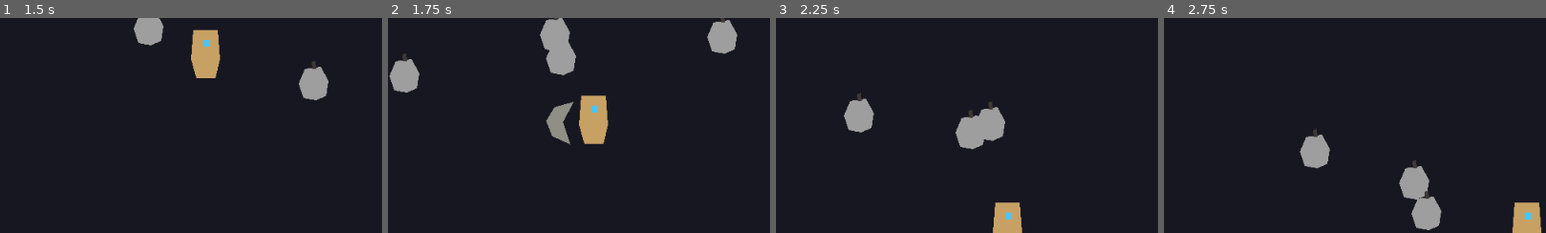
Above: before the commit, frames 1-4 (left to right).
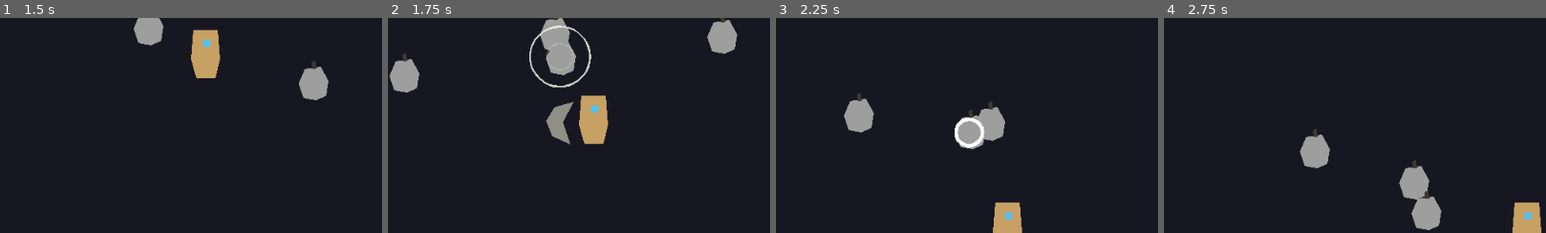
Above: after the commit, the same moments.

Repository: danielespinolagonzalez-ux/Mistveil
Game: Godot game, scene res://scenes/main/main.tscn
Two runs of this game, one before a commit and one after it. Both use one fixed random seed, a clock stepped at 60 frames per second and the inputs below.
Inputs (mouse positions are % of the whole screen's width and height, from its top left):
- Up to frame 1 (1.5 s): move the mouse to (72, 45) at 0.52 s; hold D (move_right) 0.53-1.28 s; right-click (72, 45) at 0.6 s; move the mouse to (30, 55) at 1.27 s; hold S (move_down) from 1.28 s (still down); tap E (dragoon) at 1.35 s
- Up to frame 2 (1.75 s): keep holding S (move_down); right-click (30, 55) at 1.55 s
- Up to frame 3 (2.25 s): move the mouse to (60, 28) at 2.02 s; release S (move_down) at 2.03 s; hold D (move_right) from 2.03 s (still down); right-click (60, 28) at 2.1 s
- Up to frame 4 (2.75 s): keep holding D (move_right)
The pictures show only the part of the screen within x 50-100%, y 46-96%; the shares and areas given below are measured in that part.

Frame 1 is identical in both runs. In frame 2, 0.5% of the frame differs, in the area x 37-54%, y 3-33%; in frame 3, 0.4%; in frame 4, nothing differs.

Commit message:
feat: anillo de sincronia de la Cadencia (tarea 2.2)
- SyncRing: anillo exterior que se contrae, ventanas perfecta/buena/fallo,
  coyote input, cierre automatico, dibujado por codigo sobre las balas
- Avanza con el reloj de fisica (se congela con el arbol en pausa)
- Player: melee cerca de un enemigo arranca el anillo sobre el objetivo
- Claves nuevas en balance: ring_contract_ms, target_range_px
- tests/test_cadencia.tscn con 12 comprobaciones

Co-Authored-By: Claude Fable 5 <noreply@anthropic.com>
Claude-Session: https://claude.ai/code/session_01SbmgetzbNcFosjFKdYJBz4

Diff:
--- a/data/balance.json
+++ b/data/balance.json
@@ -23,6 +23,8 @@
   },
   "cadencia": {
     "combo_hits_base": 3,
+    "ring_contract_ms": 650,
+    "target_range_px": 56.0,
     "window_perfect_ms": 120,
     "window_good_ms": 230,
     "window_decay_per_hit": 0.9,
--- a/scripts/autoload/data_db.gd
+++ b/scripts/autoload/data_db.gd
@@ -21,7 +21,8 @@
 		"melee_windup_s", "melee_active_s", "melee_recovery_s",
 	],
 	"cadencia": [
-		"combo_hits_base", "window_perfect_ms", "window_good_ms", "window_decay_per_hit",
+		"combo_hits_base", "ring_contract_ms", "target_range_px",
+		"window_perfect_ms", "window_good_ms", "window_decay_per_hit",
 		"coyote_input_ms", "mult_perfect", "mult_good", "mult_fail",
 		"finisher_mult", "finisher_knockback", "sp_perfect", "sp_good",
 		"sp_counter_bonus", "counter_window_ms", "counter_damage",
--- a/scripts/entities/player.gd
+++ b/scripts/entities/player.gd
@@ -28,12 +28,17 @@
 var _melee_windup_s: float = 0.0
 var _melee_active_s: float = 0.0
 var _melee_recovery_s: float = 0.0
+var _ring_contract_ms: float = 0.0
+var _window_perfect_ms: float = 0.0
+var _window_good_ms: float = 0.0
+var _target_range_px: float = 0.0
 
 var _shoot_cooldown_s: float = 0.0
 var _iframes_left_s: float = 0.0
 var _dead: bool = false
 var _melee_phase: MeleePhase = MeleePhase.NONE
 var _melee_timer_s: float = 0.0
+var _sync_ring: SyncRing = null
 
 @onready var _health: HealthComponent = $HealthComponent
 @onready var _hurtbox: HurtboxComponent = $HurtboxComponent
@@ -52,6 +57,9 @@
 	_health.health_changed.connect(_on_health_changed)
 	# Estado inicial para el HUD (la asignación directa de hp no emite señal).
 	EventBus.player_health_changed.emit(_health.current_hp, _health.max_hp)
+	# Anillo de sincronía de la Cadencia (se posiciona solo sobre el objetivo).
+	_sync_ring = SyncRing.new()
+	add_child(_sync_ring)
 
 
 func _physics_process(delta: float) -> void:
@@ -120,6 +128,26 @@
 		aim = Vector2.RIGHT
 	_melee_hitbox.position = aim * _melee_range_px * MELEE_OFFSET_FACTOR
 	_melee_hitbox.rotation = aim.angle()
+	# Con objetivo cerca aparece el anillo de sincronía sobre él (tarea 2.2;
+	# el encadenado de golpes según la calidad llega en la 2.3).
+	var target: Node2D = _find_melee_target()
+	if target != null:
+		_sync_ring.start(target, _ring_contract_ms, _window_perfect_ms, _window_good_ms)
+
+
+## Enemigo más cercano dentro del radio de fijado de la Cadencia (o null).
+func _find_melee_target() -> Node2D:
+	var best: Node2D = null
+	var best_distance: float = _target_range_px
+	for enemy: Node in get_tree().get_nodes_in_group("enemies"):
+		var enemy_2d := enemy as Node2D
+		if enemy_2d == null:
+			continue
+		var distance: float = (enemy_2d.global_position - global_position).length()
+		if distance <= best_distance:
+			best = enemy_2d
+			best_distance = distance
+	return best
 
 
 func _set_melee_hitbox_enabled(enabled: bool) -> void:
@@ -187,5 +215,9 @@
 	_melee_recovery_s = float(DataDB.get_balance("player.melee_recovery_s"))
 	_melee_hitbox.damage = _melee_damage
 	_melee_hitbox.knockback_px_s = float(DataDB.get_balance("feedback.melee_knockback_px_s"))
+	_ring_contract_ms = float(DataDB.get_balance("cadencia.ring_contract_ms"))
+	_window_perfect_ms = float(DataDB.get_balance("cadencia.window_perfect_ms"))
+	_window_good_ms = float(DataDB.get_balance("cadencia.window_good_ms"))
+	_target_range_px = float(DataDB.get_balance("cadencia.target_range_px"))
 	_hurt_iframes_s = float(DataDB.get_balance("player.hurt_iframes_s"))
 	_hurt_blink_hz = maxf(1.0, float(DataDB.get_balance("player.hurt_blink_hz")))
--- /dev/null
+++ b/scripts/ui/sync_ring.gd
@@ -0,0 +1,117 @@
+class_name SyncRing
+extends Node2D
+## Anillo de sincronía de la Cadencia (combate.md §Capa 2): un anillo exterior se
+## contrae hacia el anillo interior fijo sobre el objetivo. judge_now() devuelve la
+## calidad si se pulsara ahora. Es "tonto": las ventanas y tiempos se los pasa quien
+## lo usa (desde balance.json); él solo mide y dibuja.
+##
+## - Avanza con el reloj de FÍSICA: con el árbol en pausa/hit-stop se congela solo.
+## - z_index alto absoluto: se dibuja SIEMPRE por encima de balas (regla de legibilidad).
+
+## La ventana pasó sin resolverse (o el objetivo dejó de existir).
+signal window_closed
+
+enum Quality { PERFECT, GOOD, FAIL }
+
+# Geometría/colores placeholder del anillo (visual, no balance).
+const RADIUS_INNER_PX := 11.0
+const RADIUS_OUTER_PX := 30.0
+const LINE_WIDTH_PX := 1.5
+const ARC_POINTS := 40
+const COLOR_BASE := Color(0.95, 0.95, 0.9, 0.85)
+const COLOR_INNER := Color(0.8, 0.8, 0.75, 0.45)
+const COLOR_GOOD := Color(1.0, 0.98, 0.75, 0.95)
+const COLOR_PERFECT := Color(1.0, 1.0, 1.0, 1.0)
+
+var active: bool = false
+
+var _target: Node2D = null
+var _contract_ms: float = 0.0
+var _perfect_ms: float = 0.0
+var _good_ms: float = 0.0
+var _elapsed_ms: float = 0.0
+
+
+func _ready() -> void:
+	z_as_relative = false
+	z_index = 200
+	visible = false
+	set_physics_process(false)
+
+
+## Arranca la contracción sobre `target` con los tiempos dados (en ms).
+func start(target: Node2D, contract_ms: float, perfect_ms: float, good_ms: float) -> void:
+	_target = target
+	_contract_ms = contract_ms
+	_perfect_ms = perfect_ms
+	_good_ms = good_ms
+	_elapsed_ms = 0.0
+	active = true
+	visible = true
+	set_physics_process(true)
+	_follow_target()
+	queue_redraw()
+
+
+## Detiene y oculta el anillo sin emitir señal (cancelaciones, resoluciones).
+func stop() -> void:
+	active = false
+	visible = false
+	set_physics_process(false)
+
+
+## Calidad del golpe si el jugador pulsara AHORA. El coyote perdona el adelanto
+## (inputs hasta coyote_ms antes de abrirse la ventana cuentan como dentro).
+func judge_now(coyote_ms: float = 0.0) -> Quality:
+	var dt: float = _elapsed_ms - _contract_ms
+	if dt < 0.0:
+		dt = minf(dt + coyote_ms, 0.0)
+	var width: float = absf(dt) * 2.0
+	if width <= _perfect_ms:
+		return Quality.PERFECT
+	if width <= _good_ms:
+		return Quality.GOOD
+	return Quality.FAIL
+
+
+func elapsed_ms() -> float:
+	return _elapsed_ms
+
+
+func _physics_process(delta: float) -> void:
+	_elapsed_ms += delta * 1000.0
+	if not is_instance_valid(_target):
+		stop()
+		window_closed.emit()
+		return
+	_follow_target()
+	# Cierre: pasada la mitad tardía de la ventana buena ya no hay golpe posible.
+	if _elapsed_ms > _contract_ms + _good_ms * 0.5:
+		stop()
+		window_closed.emit()
+		return
+	queue_redraw()
+
+
+func _follow_target() -> void:
+	if is_instance_valid(_target):
+		global_position = _target.global_position
+
+
+func _draw() -> void:
+	if not active:
+		return
+	# El color comunica la ventana abierta (sin coyote: el destello es honesto).
+	var quality: Quality = judge_now()
+	var color: Color = COLOR_BASE
+	var width: float = LINE_WIDTH_PX
+	match quality:
+		Quality.PERFECT:
+			color = COLOR_PERFECT
+			width = LINE_WIDTH_PX * 2.0
+		Quality.GOOD:
+			color = COLOR_GOOD
+	var t: float = clampf(_elapsed_ms / _contract_ms, 0.0, 1.0)
+	var outer_radius: float = lerpf(RADIUS_OUTER_PX, RADIUS_INNER_PX, t)
+	draw_arc(Vector2.ZERO, RADIUS_INNER_PX, 0.0, TAU, ARC_POINTS, COLOR_INNER, 1.0)
+	draw_arc(Vector2.ZERO, outer_radius, 0.0, TAU, ARC_POINTS, color, width)
--- /dev/null
+++ b/tests/test_cadencia.gd
@@ -0,0 +1,117 @@
+extends Node
+## Test del anillo de sincronía (tarea 2.2). Ejecutar:
+##   godot --headless res://tests/test_cadencia.tscn
+## La física corre a delta fija (1/60 s ≈ 16,7 ms): los juicios se hacen lejos de
+## los bordes de ventana para que un frame arriba/abajo no cambie el resultado.
+
+const PLAYER_SCENE: PackedScene = preload("res://scenes/player/player.tscn")
+const ENEMY_SCENE: PackedScene = preload("res://scenes/enemies/enemy.tscn")
+
+var _failures: int = 0
+
+
+func _ready() -> void:
+	await _test_ring_windows()
+	await _test_ring_target_lost()
+	await _test_player_integration()
+
+	if _failures == 0:
+		print("TEST CADENCIA: OK")
+		get_tree().quit(0)
+	else:
+		print("TEST CADENCIA: %d fallo(s)" % _failures)
+		get_tree().quit(1)
+
+
+func _test_ring_windows() -> void:
+	# Tiempos de test redondos e independientes de balance: contracción 600 ms,
+	# perfecta ±60 (120), buena ±115 (230), coyote 40.
+	var target := Node2D.new()
+	add_child(target)
+	var ring := SyncRing.new()
+	add_child(ring)
+	# Contador en array: las lambdas de GDScript capturan los int por valor.
+	var closed: Array[int] = [0]
+	ring.window_closed.connect(func() -> void: closed[0] += 1)
+	ring.start(target, 600.0, 120.0, 230.0)
+
+	_check("anillo: activo y visible al arrancar", ring.active and ring.visible)
+
+	await _advance_to_ms(ring, 100.0)  # muy pronto
+	_check("anillo: pulsar muy pronto = FAIL (ni con coyote)",
+		ring.judge_now(40.0) == SyncRing.Quality.FAIL)
+
+	# ~90 ms antes: fuera de la perfecta (±60) pero el coyote (40) la alcanza.
+	await _advance_to_ms(ring, 510.0)
+	_check("anillo: adelanto salvado por coyote = PERFECT",
+		ring.judge_now(40.0) == SyncRing.Quality.PERFECT)
+	_check("anillo: mismo instante sin coyote = GOOD",
+		ring.judge_now() == SyncRing.Quality.GOOD)
+
+	await _advance_to_ms(ring, 600.0)  # alineación exacta
+	_check("anillo: en la alineación = PERFECT", ring.judge_now() == SyncRing.Quality.PERFECT)
+
+	await _advance_to_ms(ring, 690.0)  # +90 ms tarde: buena, no perfecta
+	_check("anillo: tarde dentro de buena = GOOD", ring.judge_now() == SyncRing.Quality.GOOD)
+	_check("anillo: sigue el objetivo", ring.global_position == target.global_position)
+
+	# Pasada la mitad tardía de la buena (600+115) el anillo cierra y avisa.
+	for i in 20:
+		await get_tree().physics_frame
+	_check("anillo: cierra tras la ventana buena", closed[0] == 1 and not ring.active)
+	ring.queue_free()
+	target.queue_free()
+
+
+func _test_ring_target_lost() -> void:
+	var target := Node2D.new()
+	add_child(target)
+	var ring := SyncRing.new()
+	add_child(ring)
+	var closed: Array[int] = [0]
+	ring.window_closed.connect(func() -> void: closed[0] += 1)
+	ring.start(target, 600.0, 120.0, 230.0)
+	await get_tree().physics_frame
+	target.free()
+	await get_tree().physics_frame
+	_check("anillo: objetivo eliminado → cierra y avisa", closed[0] == 1 and not ring.active)
+	ring.queue_free()
+
+
+func _test_player_integration() -> void:
+	# Melé cerca de un enemigo → el anillo arranca sobre él con valores de balance.
+	var player: Player = PLAYER_SCENE.instantiate()
+	player.position = Vector2(300, 300)
+	add_child(player)
+	var enemy: Enemy = ENEMY_SCENE.instantiate()
+	enemy.enemy_id = "cera_andante"
+	enemy.position = player.position + Vector2(30, 0)
+	add_child(enemy)
+	await get_tree().physics_frame
+	player._start_melee()
+	_check("player: melé cerca de enemigo activa el anillo", player._sync_ring.active)
+	_check("player: el anillo está sobre el enemigo",
+		player._sync_ring.global_position.distance_to(enemy.global_position) < 20.0)
+	player.queue_free()
+	enemy.queue_free()
+
+	# Sin enemigos cerca no hay anillo.
+	var lonely: Player = PLAYER_SCENE.instantiate()
+	lonely.position = Vector2(-500, -500)
+	add_child(lonely)
+	await get_tree().physics_frame
+	lonely._start_melee()
+	_check("player: melé sin objetivo no activa anillo", not lonely._sync_ring.active)
+	lonely.queue_free()
+
+
+## Avanza frames de física hasta que el anillo alcance (o pase) los ms pedidos.
+func _advance_to_ms(ring: SyncRing, target_ms: float) -> void:
+	while ring.active and ring.elapsed_ms() < target_ms:
+		await get_tree().physics_frame
+
+
+func _check(nombre: String, ok: bool) -> void:
+	print(("  [OK]   " if ok else "  [FALLO] ") + nombre)
+	if not ok:
+		_failures += 1
--- /dev/null
+++ b/tests/test_cadencia.tscn
@@ -0,0 +1,6 @@
+[gd_scene load_steps=2 format=3]
+
+[ext_resource type="Script" path="res://tests/test_cadencia.gd" id="1_cadencia_test"]
+
+[node name="TestCadencia" type="Node"]
+script = ExtResource("1_cadencia_test")
Not shown, added: scripts/ui/sync_ring.gd.uid
Not shown, added: tests/test_cadencia.gd.uid
Not shown, changed: ESTADO.md
Not shown, changed: ROADMAP.md
